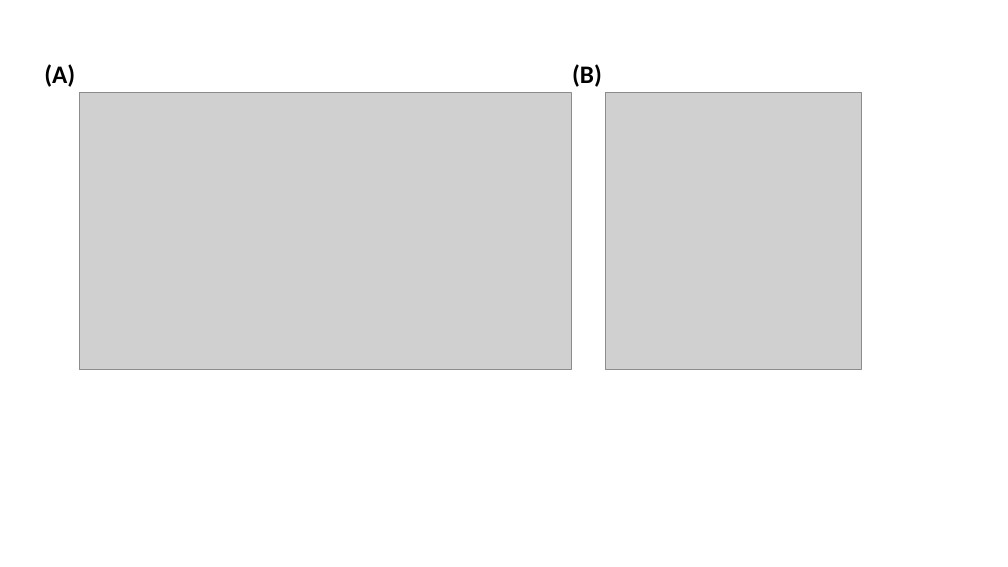
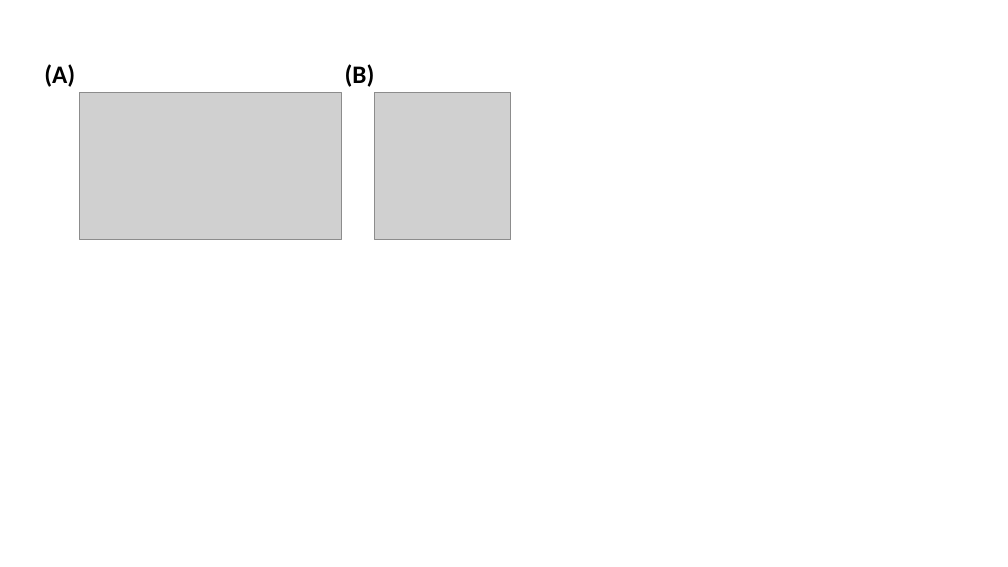
Before and after one commit to Caleb-Huo/Caleb-Huo.github.io, a slide deck: slide 1 of teaching/2017FALL/HW/HW2/Presentation1.pptx. Drawn at 1008x567 pixels with LibreOffice and Linux fonts; fonts in the diff are those of the drawing; grey boxes stand for pictures. Boxes give left, top, right and bottom in pixels: in the first picture for what was removed or moved away, otherwise in the second. Text is boxed around its words. In the diff, an @@ line names an element or a change of style, - is before the commit and + after.

```diff
--- a/teaching/2017FALL/HW/HW2/Presentation1.pptx
+++ b/teaching/2017FALL/HW/HW2/Presentation1.pptx
@@ text "(B)": place and size @@
-text "(B)" at <box>572,64,602,87</box>
+text "(B)" at <box>345,64,375,87</box>
@@ picture: place and size @@
-picture at <box>79,92,571,369</box>
+picture at <box>79,92,341,240</box>
@@ picture: place and size @@
-picture at <box>606,92,862,369</box>
+picture at <box>374,92,511,240</box>
```
Also in this commit, not shown: 3 other files.
